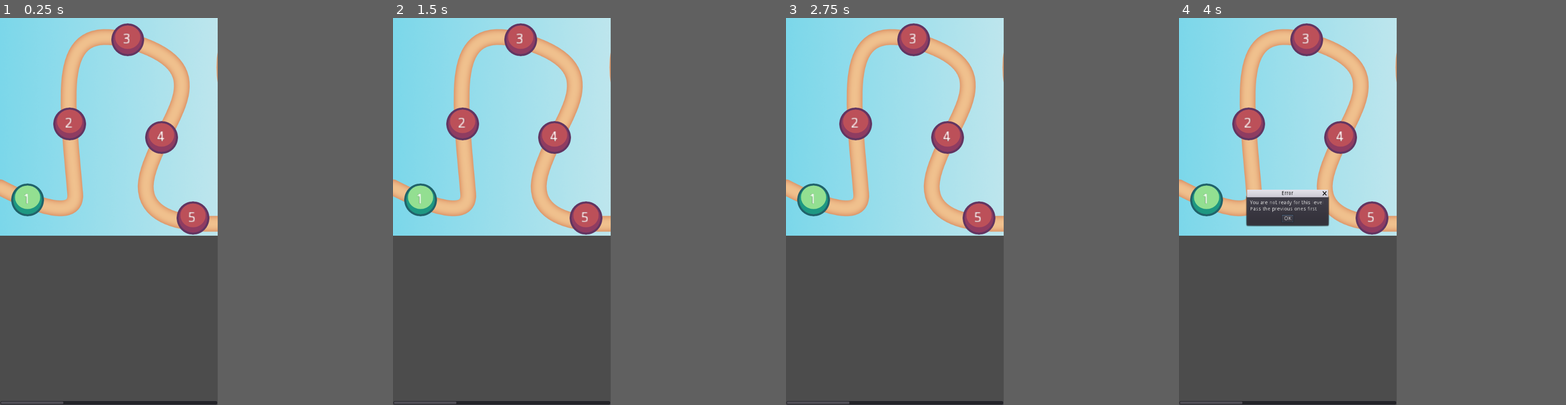
Above: before the commit, frames 1-4 (left to right).
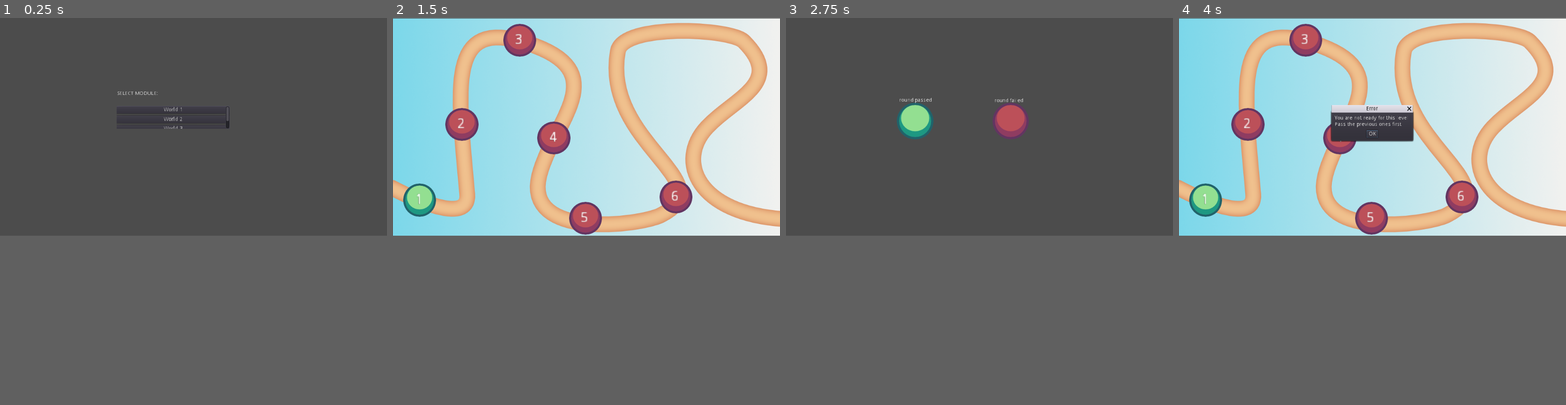
Above: after the commit, the same moments.

Repository: nhanpotter/cz3003_feeder
Game: Godot game, scene res://lobby/main_lobby.tscn
The game is run twice, just before and just after one commit, with the same random seed, the same clock (stepped at 60 frames per second) and the same inputs. Before the commit the project starts from res://lvl_scroll.tscn.
Inputs (mouse positions are in pixels of both pictures, inside the frame that each line leads up to):
- Up to frame 1 (0.25 s): no input
- Up to frame 2 (1.5 s): click (427, 203) at 0.5 s, where only the run before the commit has a clickable "1"; click (489, 180) at 1.25 s, where only the run after the commit has a clickable "World 1"
- Up to frame 3 (2.75 s): click "1" at 2 s
- Up to frame 4 (4 s): click (1252, 199) at 2.75 s, where only the run after the commit has a clickable "round passed"; click "2" at 3.5 s
In our replay, the window is 450x800 before the commit and 800x450 after it. These sizes can differ from the game's own. Grey fills any space a smaller window leaves; there, only what the larger window draws over its background counts as a difference.

The runs differ from the first frame. In frame 1, 32% of the frame differs, in the area x 0-60%, y 0-100%; in frame 2, 21%; in frame 3, 32%, in the area x 0-63%, y 0-100%; in frame 4, 25%.

Commit message:
completed lobby

Diff:
--- /dev/null
+++ b/cz3003-godot/lobby/load_world.gd
@@ -0,0 +1,19 @@
+extends Button
+
+export (String) var world
+
+# Declare member variables here. Examples:
+# var a = 2
+# var b = "text"
+
+
+# Called when the node enters the scene tree for the first time.
+func _ready():
+	pass
+
+func _pressed():
+	get_tree().change_scene(world)
+
+# Called every frame. 'delta' is the elapsed time since the previous frame.
+#func _process(delta):
+#	pass
--- /dev/null
+++ b/cz3003-godot/lobby/main_lobby.tscn
@@ -0,0 +1,72 @@
+[gd_scene load_steps=2 format=2]
+
+[ext_resource path="res://lobby/load_world.gd" type="Script" id=1]
+
+[node name="TextureRect" type="TextureRect"]
+anchor_left = 0.409953
+anchor_top = 0.388472
+anchor_right = 0.409953
+anchor_bottom = 0.388472
+margin_left = -364.792
+margin_top = -139.76
+margin_right = -75.792
+margin_bottom = 70.24
+__meta__ = {
+"_edit_use_anchors_": false
+}
+
+[node name="ScrollContainer" type="ScrollContainer" parent="."]
+margin_left = 253.0
+margin_top = 149.0
+margin_right = 553.0
+margin_bottom = 209.0
+rect_min_size = Vector2( 300, 0 )
+__meta__ = {
+"_edit_use_anchors_": false
+}
+
+[node name="VBoxContainer" type="VBoxContainer" parent="ScrollContainer"]
+margin_right = 300.0
+margin_bottom = 95.0
+rect_min_size = Vector2( 300, 0 )
+custom_constants/separation = 5
+
+[node name="Button" type="Button" parent="ScrollContainer/VBoxContainer"]
+margin_right = 300.0
+margin_bottom = 20.0
+text = "World 1"
+script = ExtResource( 1 )
+world = "res://lobby/world_selection/world1_background.tscn"
+
+[node name="Button2" type="Button" parent="ScrollContainer/VBoxContainer"]
+margin_top = 25.0
+margin_right = 300.0
+margin_bottom = 45.0
+text = "World 2"
+script = ExtResource( 1 )
+
+[node name="Button3" type="Button" parent="ScrollContainer/VBoxContainer"]
+margin_top = 50.0
+margin_right = 300.0
+margin_bottom = 70.0
+text = "World 3"
+script = ExtResource( 1 )
+
+[node name="Button4" type="Button" parent="ScrollContainer/VBoxContainer"]
+margin_top = 75.0
+margin_right = 300.0
+margin_bottom = 95.0
+text = "World 4"
+script = ExtResource( 1 )
+
+[node name="Label" type="Label" parent="."]
+anchor_right = 1.053
+anchor_bottom = 0.067
+margin_left = 255.29
+margin_top = 109.038
+margin_right = 59.9729
+margin_bottom = 111.968
+text = "SELECT MODULE:"
+__meta__ = {
+"_edit_use_anchors_": false
+}
--- /dev/null
+++ b/cz3003-godot/lobby/world_selection/levels/lvl1scene.tscn
@@ -0,0 +1,58 @@
+[gd_scene load_steps=4 format=2]
+
+[ext_resource path="res://art/lvl-buttons/Green Button 2.png" type="Texture" id=1]
+[ext_resource path="res://art/lvl-buttons/Red Button.png" type="Texture" id=2]
+[ext_resource path="res://lobby/world_selection/levels/passbutton.gd" type="Script" id=3]
+
+[node name="TextureRect" type="TextureRect"]
+anchor_top = 0.00114595
+anchor_bottom = 0.001146
+margin_left = -1.32007
+margin_top = 8.58096
+margin_right = 2046.68
+margin_bottom = 584.581
+__meta__ = {
+"_edit_use_anchors_": false
+}
+
+[node name="pass" type="TextureButton" parent="."]
+margin_left = 294.393
+margin_top = 215.184
+margin_right = 391.393
+margin_bottom = 312.184
+action_mode = 0
+texture_normal = ExtResource( 1 )
+script = ExtResource( 3 )
+__meta__ = {
+"_edit_use_anchors_": false
+}
+level_passed = true
+
+[node name="Label" type="Label" parent="pass"]
+margin_left = 7.01978
+margin_top = -13.1656
+margin_right = 93.0198
+margin_bottom = 17.8344
+text = "round passed
+"
+__meta__ = {
+"_edit_use_anchors_": false
+}
+
+[node name="fail" type="TextureButton" parent="."]
+margin_left = 547.201
+margin_top = 214.524
+margin_right = 644.201
+margin_bottom = 311.524
+texture_normal = ExtResource( 2 )
+script = ExtResource( 3 )
+__meta__ = {
+"_edit_use_anchors_": false
+}
+
+[node name="Label" type="Label" parent="fail"]
+margin_left = 5.94067
+margin_top = -11.8813
+margin_right = 81.9407
+margin_bottom = 2.11868
+text = "round failed"
--- /dev/null
+++ b/cz3003-godot/lobby/world_selection/levels/passbutton.gd
@@ -0,0 +1,12 @@
+extends TextureButton
+
+export (bool) var level_passed
+
+# Called when the node enters the scene tree for the first time.
+func _ready():
+	pass
+
+func _pressed():
+	# if level_passed:
+		# change world button red -> green
+	get_tree().change_scene("res://lobby/world_selection/world1_background.tscn")
--- a/cz3003-godot/lvl_button_sc.gd
+++ b/cz3003-godot/lobby/world_selection/lvl_button.gd
@@ -5,7 +5,6 @@
 # level to load when button is pressed
 export (String) var level_to_load
 # determines if prerequisite level is met and if button can be clicked
-export (bool) var enabled
 export (bool) var score_goal_met
 
 # texture related stuff
@@ -22,19 +21,22 @@
 func setup():
 	level_label.text = String(level)
 
-	# set button texture. enabled - green button, else - red button
-	if enabled:
+	# set button texture. score_goal_met - green button, else - red button
+	if score_goal_met:
 		button.texture_normal = open_texture
 	else:
 		button.texture_normal = blocked_texture
 
-# function called when pressed. change scene if button is enabled
+# function called when pressed. change scene if button is enabled (score_goal_met = true)
 func _on_TextureButton_pressed():
-	if enabled:
+	if score_goal_met:
+# warning-ignore:return_value_discarded
 		get_tree().change_scene(level_to_load) # Replace with function body.
 	else:
 		alert("You are not ready for this level.\nPass the previous ones first.", "Error")
 
+# dialog box alert
+# use case: when player presses the red button
 func alert(text: String, title: String='Message') -> void:
 	var dialog = AcceptDialog.new()
 	dialog.dialog_text = text
--- a/cz3003-godot/lvl_button.tscn
+++ b/cz3003-godot/lobby/world_selection/lvl_button.tscn
@@ -1,13 +1,13 @@
 [gd_scene load_steps=4 format=2]
 
-[ext_resource path="res://art/lvl-buttons/Red Button.png" type="Texture" id=1]
-[ext_resource path="res://lvl_button_sc.gd" type="Script" id=2]
-[ext_resource path="res://art/lvl-buttons/Green Button 2.png" type="Texture" id=5]
+[ext_resource path="res://lobby/world_selection/lvl_button.gd" type="Script" id=1]
+[ext_resource path="res://art/lvl-buttons/Red Button.png" type="Texture" id=2]
+[ext_resource path="res://art/lvl-buttons/Green Button 2.png" type="Texture" id=3]
 
 [node name="level-button" type="Node2D"]
-script = ExtResource( 2 )
-blocked_texture = ExtResource( 1 )
-open_texture = ExtResource( 5 )
+script = ExtResource( 1 )
+blocked_texture = ExtResource( 2 )
+open_texture = ExtResource( 3 )
 
 [node name="TextureButton" type="TextureButton" parent="."]
 margin_left = 27.3983
--- a/cz3003-godot/lvl_scroll.tscn
+++ b/cz3003-godot/lobby/world_selection/lvl_scroll.tscn
@@ -1,12 +1,12 @@
 [gd_scene load_steps=2 format=2]
 
-[ext_resource path="res://lvl1_background.tscn" type="PackedScene" id=2]
+[ext_resource path="res://lobby/world_selection/world1_background.tscn" type="PackedScene" id=2]
 
 [node name="CanvasLayer" type="CanvasLayer"]
 
 [node name="ScrollContainer" type="ScrollContainer" parent="."]
-margin_right = 576.0
-margin_bottom = 1024.0
+margin_right = 1024.0
+margin_bottom = 576.0
 scroll_vertical_enabled = false
 __meta__ = {
 "_edit_use_anchors_": false
@@ -19,6 +19,7 @@
 
 [node name="lvl-background" parent="ScrollContainer/VBoxContainer" instance=ExtResource( 2 )]
 anchor_left = 0.0
+anchor_top = 0.0
 anchor_right = 0.0
 anchor_bottom = 0.0
 margin_right = 2048.0
--- a/cz3003-godot/lvl1_background.tscn
+++ b/cz3003-godot/lobby/world_selection/world1_background.tscn
@@ -1,12 +1,13 @@
 [gd_scene load_steps=3 format=2]
 
 [ext_resource path="res://art/background/Level Select 2.png" type="Texture" id=1]
-[ext_resource path="res://lvl_button.tscn" type="PackedScene" id=2]
+[ext_resource path="res://lobby/world_selection/lvl_button.tscn" type="PackedScene" id=2]
 
 [node name="lvl-background" type="TextureRect"]
 anchor_left = -0.00195524
-anchor_right = 0.998045
-anchor_bottom = 2.0
+anchor_top = 0.00195312
+anchor_right = 3.5536
+anchor_bottom = 2.00195
 texture = ExtResource( 1 )
 __meta__ = {
 "_edit_use_anchors_": false
@@ -15,7 +16,8 @@
 [node name="level-button" parent="." instance=ExtResource( 2 )]
 position = Vector2( 2.25261, 412.213 )
 level = 1
-enabled = true
+level_to_load = "res://lobby/world_selection/levels/lvl1scene.tscn"
+score_goal_met = true
 
 [node name="level-button2" parent="." instance=ExtResource( 2 )]
 position = Vector2( 113.753, 211.738 )
@@ -32,3 +34,7 @@
 [node name="level-button5" parent="." instance=ExtResource( 2 )]
 position = Vector2( 440.37, 460.643 )
 level = 5
+
+[node name="level-button6" parent="." instance=ExtResource( 2 )]
+position = Vector2( 680, 404 )
+level = 6
--- a/cz3003-godot/project.godot
+++ b/cz3003-godot/project.godot
@@ -16,13 +16,12 @@
 [application]
 
 config/name="cz3003-godot"
-run/main_scene="res://lvl_scroll.tscn"
+run/main_scene="res://lobby/main_lobby.tscn"
 config/icon="res://icon.png"
 
 [display]
 
-window/size/width=576
-window/size/height=1024
+window/size/height=576
 window/stretch/mode="2d"
 window/stretch/aspect="keep_width"
 
Not shown: 1 places in cz3003-godot/lobby/world_selection/lvl_button.tscn that only renumber resources
